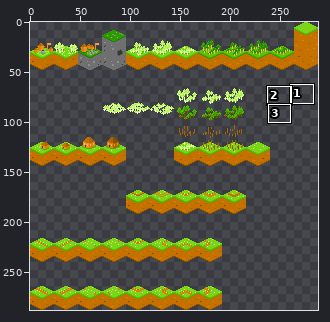
Sprite sheet, stored at Assets/Tilesets/Locations/LocationsOverworld.png. The picture above shows the old version from afar; the outline marks the close-up.
Close-up. As it was:
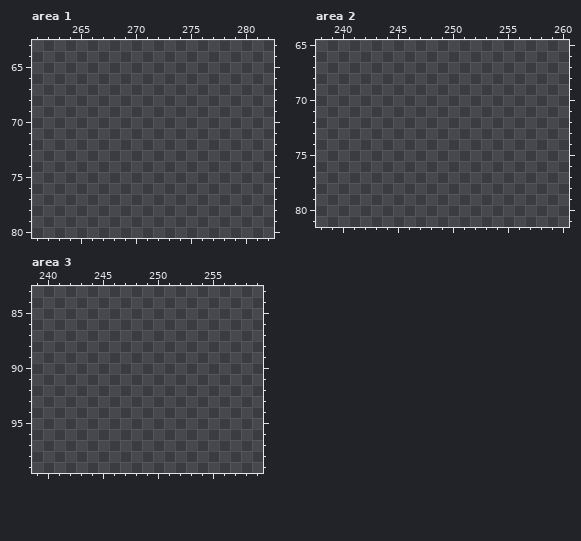
The file is 288x288 pixels. Shown: area 1: x 261..282, y 63..80; area 2: x 238..260, y 65..81; area 3: x 239..259, y 83..99. The commit also changed other parts of the picture, which this record leaves out.
The same view after the edit:
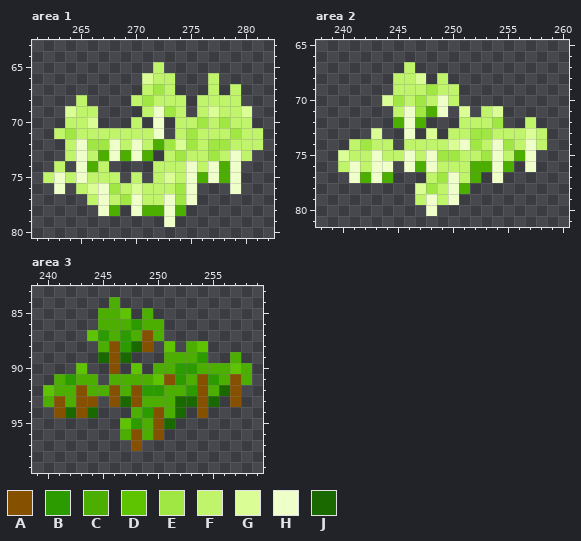
Palette (. is transparent): A #855100  B #2c9b00  C #4bae00  D #5ec402  E #a1e744  F #c0f46b  G #dafd95  H #efffca  J #196900
Edits made:
Changed rows in their new state; - is an unchanged pixel.
Area 1:
first column x 262:
65 ----------F---------
66 ---------GFF---F----
67 ---------FEF---F-F--
68 ---F----FEFFF-FFFF--
69 --GFF----FHEF-FGFFG-
70 --FFG---F-H-FFEFEFF-
71 -FEFFFFFFFH-FEFFFEFF
72 --FHEEHFHFCEGEFEEFFF
73 --FHFCHCHC-FEFFEFHF-
74 -F-HCF----FFFHFHCH--
75 FHFHFFF-F-FGFHCHCH--
76 -H-FGHEFGFFFEH---H--
77 ----FHFEHFFHEH------
78 -----HC-HCCHC-------
79 -----------H--------
Area 2:
first column x 240:
67 ------F------------
68 -----FFG-F---------
69 -----FFFEFF--------
70 ----GEFEFHF--------
71 -----FHECH-G-FG----
72 -----CHC---FFFE--F-
73 ---G--H-G-FFEEFFFGF
74 -FEFF-FFFFGHEFHEFHF
75 GFFHFFHFHEEFFEHFCH-
76 FHFHH-HCHFFFCCHC-H-
77 -HCHC---FEHFC-H----
78 -------GEFHC-------
79 -------FHFH--------
80 --------H----------
Area 3:
first column x 240:
 84 ------C------------
 85 -----CCD-C---------
 86 -----CCCBCC--------
 87 ----DBCBCAC--------
 88 -----CABJA-D-CD----
 89 -----JAJ---CCCB--C-
 90 ---D--A-D-CCBBCCCDC
 91 -CBCC-CCCCDABCABCAC
 92 DCCACCACABBCCBACJA-
 93 CACAA-AJACCCJJAJ-A-
 94 -AJAJ---CBACJ-A----
 95 -------DBCAJ-------
 96 -------CACA--------
 97 --------A----------
Where, in picture pixels (left, top, right, bottom), the same in both close-ups:
added: (43, 62, 263, 227)
added: (338, 62, 547, 216)
added: (43, 297, 252, 451)
